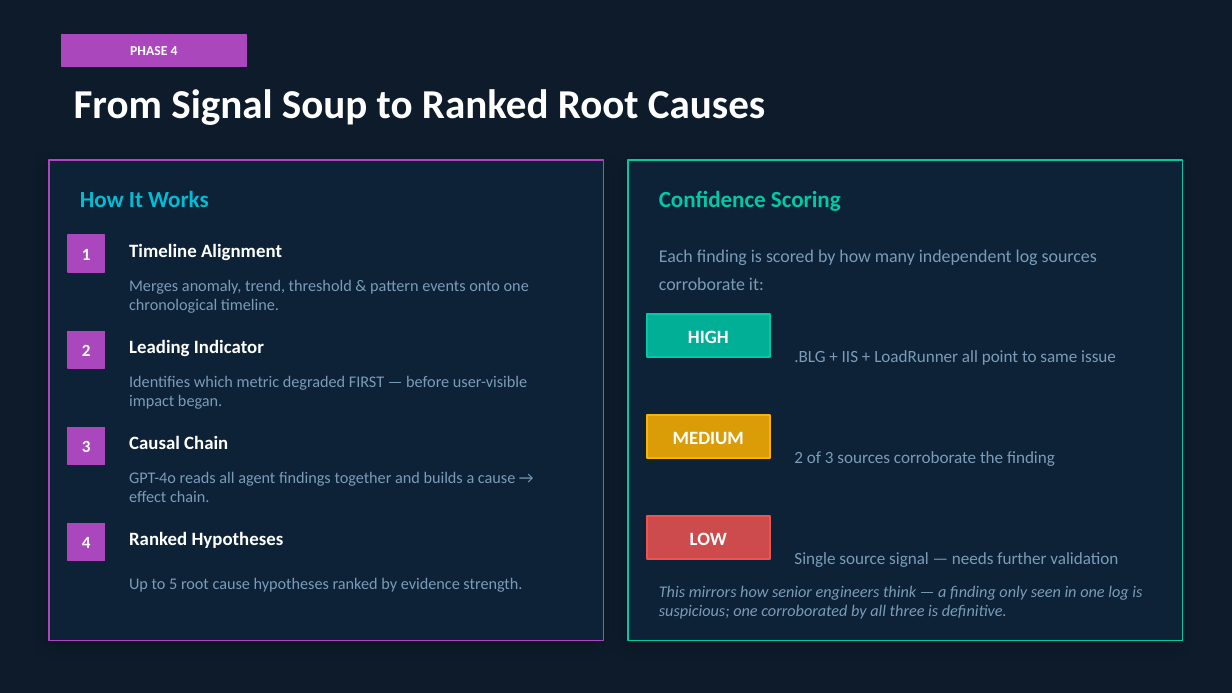
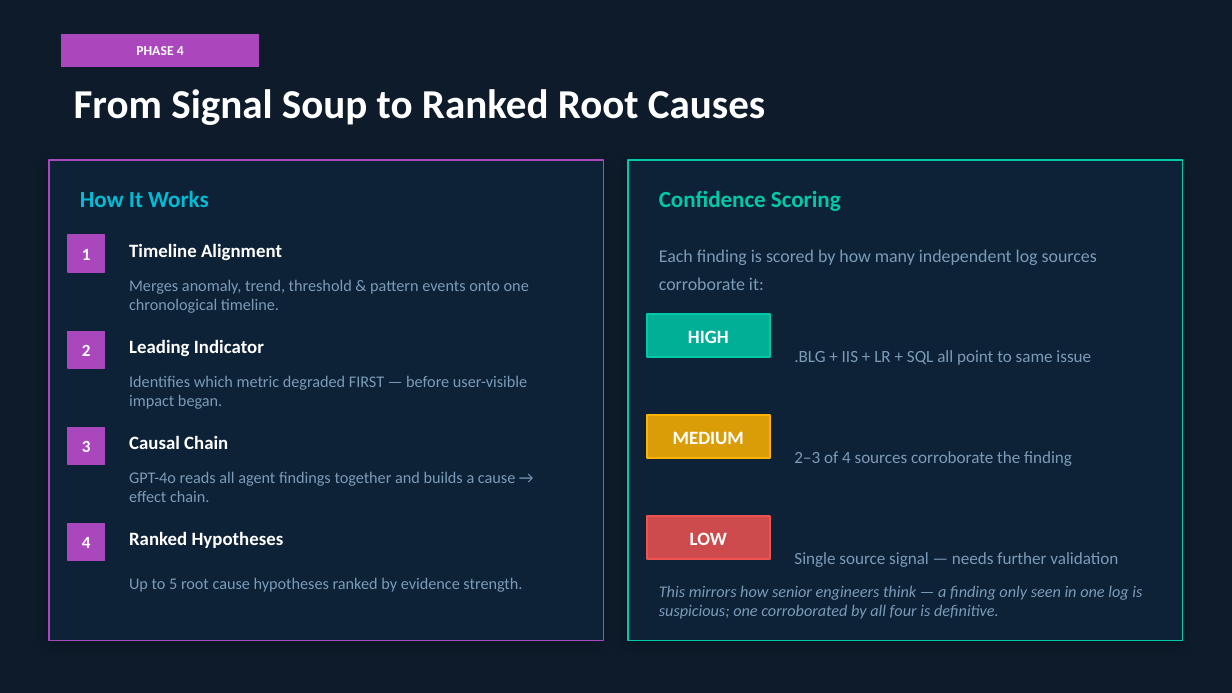
Before and after one commit to sharmp44/PT_AILog_Analyser, a slide deck: slide 6 of PT_AI_LogMining_Client_Deck.pptx. Drawn at 1232x693 pixels with LibreOffice and Linux fonts; fonts in the diff are those of the drawing. Boxes give left, top, right and bottom in pixels: in the first picture for what was removed or moved away, otherwise in the second. Text is boxed around its words. In the diff, an @@ line names an element or a change of style, - is before the commit and + after.

```diff
--- a/PT_AI_LogMining_Client_Deck.pptx
+++ b/PT_AI_LogMining_Client_Deck.pptx
@@ text "PHASE 4": place and size @@
-text "PHASE 4" at <box>130,46,178,55</box>
+text "PHASE 4" at <box>136,46,184,55</box>
@@ rectangle: place and size @@
-rectangle at <box>62,34,246,67</box>
+rectangle at <box>62,34,259,67</box>
@@ text at <box>794,350,1091,365</box>: text changed @@
-.BLG + IIS + LoadRunner all point to same issue
+.BLG + IIS + LR + SQL all point to same issue
@@ text at <box>794,451,1072,466</box>: text changed @@
-2 of 3 sources corroborate the finding
+2–3 of 4 sources corroborate the finding
@@ text at <box>659,586,1142,619</box>: text changed @@
-This mirrors how senior engineers think — a finding only seen in one log is suspicious; one corroborated by all three is definitive.
+This mirrors how senior engineers think — a finding only seen in one log is suspicious; one corroborated by all four is definitive.
```
Also in this commit, not shown: 8 other slides changed, 1 slide added, 1 slide removed, 10 other files.
